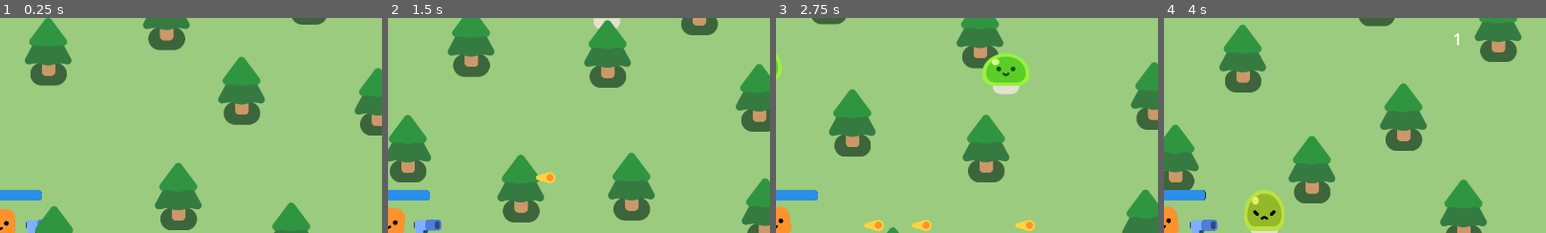
Above: before the commit, frames 1-4 (left to right).
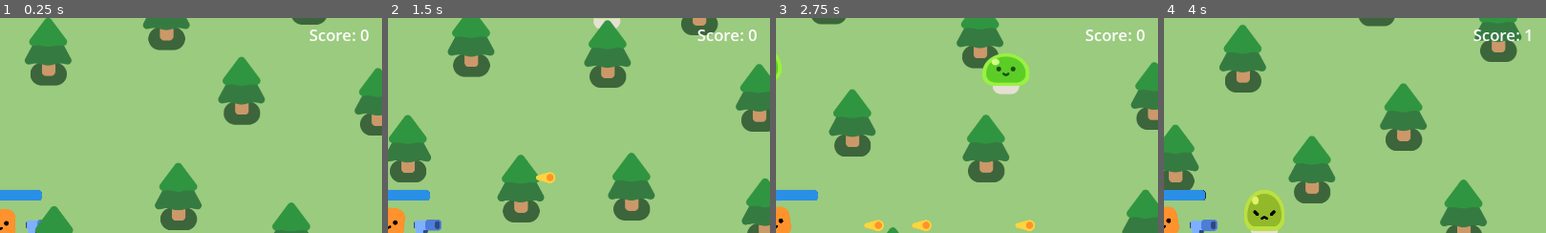
Above: after the commit, the same moments.

Repository: slowingwand28/Godot-Projects
Game: Godot game, scene res://Scenes/tutorial_game.tscn
Two runs of this game, one before a commit and one after it. Both use one fixed random seed, a clock stepped at 60 frames per second and the inputs below.
Inputs:
- Up to frame 1 (0.25 s): no input
- Up to frame 2 (1.5 s): tap Enter at 0.5 s; hold D (move_right) 0.53-1.28 s; hold S (move_down) from 1.28 s (still down)
- Up to frame 3 (2.75 s): release S (move_down) at 2.03 s; hold D (move_right) from 2.03 s (still down)
- Up to frame 4 (4 s): release D (move_right) at 2.78 s; hold W (move_up) 2.78-3.53 s; hold A (move_left) from 3.53 s (still down)
The pictures show only the part of the screen within x 50-100%, y 0-50%; the shares and areas given below are measured in that part.

The runs differ from the first frame. In frame 1, 0.3% of the frame differs, in the area x 81-97%, y 5-11%; in frame 2, 0.3%; in frame 3, 0.3%; in frame 4, 0.4%, in the area x 76-96%, y 5-13%.

Commit message:
Tweaked score board message

Diff:
--- a/2d-project-start/2d-project-start/Scenes/tutorial_game.gd
+++ b/2d-project-start/2d-project-start/Scenes/tutorial_game.gd
@@ -19,4 +19,4 @@
 
 func _on_dead():
 	score += 1
-	$Player/Camera2D/ScoreBoard.text = str(score)
+	$Player/Camera2D/ScoreBoard.text = "Score: " + str(score)
--- a/2d-project-start/2d-project-start/Scenes/tutorial_game.tscn
+++ b/2d-project-start/2d-project-start/Scenes/tutorial_game.tscn
@@ -43,12 +43,13 @@
 anchors_preset = 5
 anchor_left = 0.5
 anchor_right = 0.5
-offset_left = 726.0
-offset_top = -515.0
-offset_right = 891.0
-offset_bottom = -436.0
+offset_left = 777.0
+offset_top = -525.0
+offset_right = 942.0
+offset_bottom = -446.0
 grow_horizontal = 2
 theme_override_font_sizes/font_size = 40
+text = "Score: 0"
 
 [node name="Trees" type="Node2D" parent="."]
 y_sort_enabled = true
